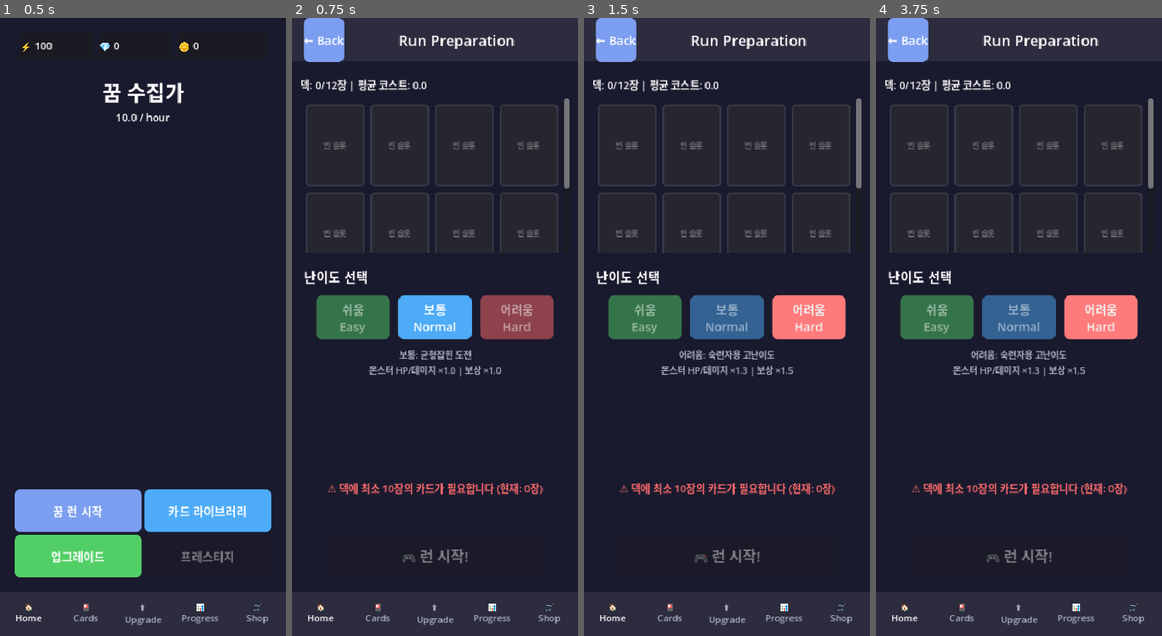
Above: before the commit, frames 1-4 (left to right).
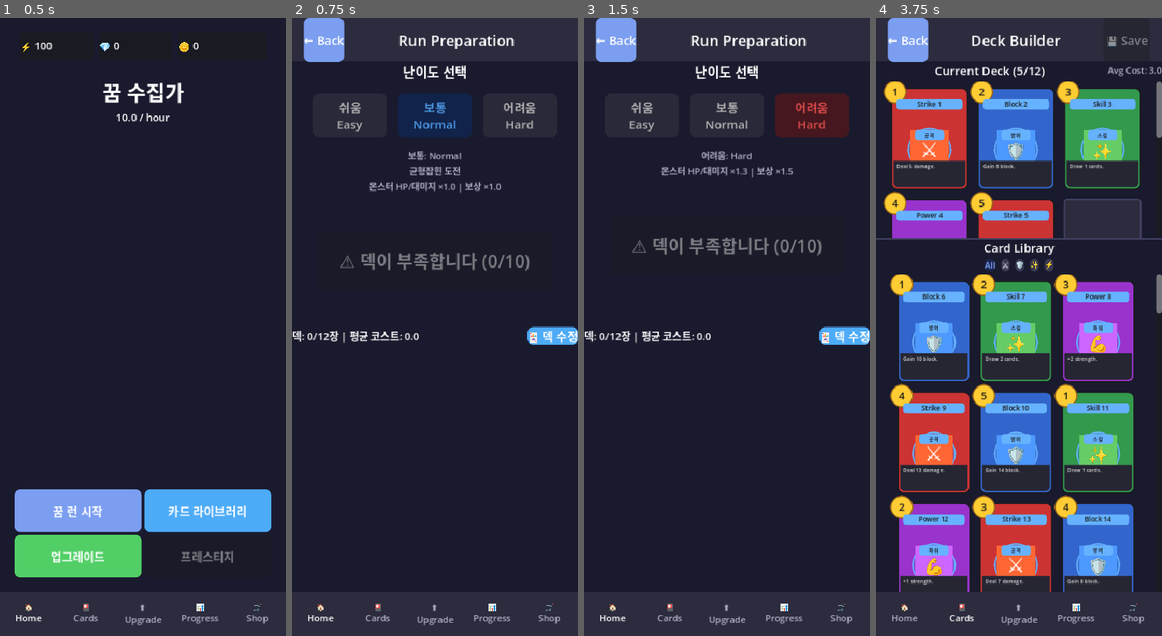
Above: after the commit, the same moments.

Repository: ledlaputa72/geekbrox
Game: Godot game, scene res://scenes/MainLobby.tscn
Same seed, same stepped clock (60 frames per second), same inputs: the game is played once before the commit and once after it.
Inputs (mouse positions are in pixels of both pictures, inside the frame that each line leads up to):
- Up to frame 1 (0.5 s): no input
- Up to frame 2 (0.75 s): click "꿈 런 시작" at 0.5 s
- Up to frame 3 (1.5 s): click "어려움 Hard" at 1.25 s
- Up to frame 4 (3.75 s): click "🏠 Home" at 2 s; click "꿈 런 시작" at 2.75 s; click (1136, 333) at 3.5 s, where only the run after the commit has a clickable "🃏 덱 수정"

Frame 1 is identical in both runs. In frame 2, 14% of the frame differs, in the area x 0-100%, y 7-89%; in frame 3, 14%; in frame 4, 47%, in the area x 0-100%, y 2-98%.

Commit message:
feat(ui): Redesign RunPrep with new layout and card display
Major Changes:
- Complete layout redesign (top/bottom split)
- Top section (1/2): Difficulty selection + Start button
- Bottom section (1/2): Deck display with new CardItem style
- 4-column grid layout for cards
- Deck info bar with edit button

Layout Structure:
1. Top Section (362px):
   - Difficulty label (난이도 선택)
   - 3 difficulty buttons (Easy/Normal/Hard)
   - Difficulty description
   - Large start button (🎮 런 시작!)

2. Bottom Section (362px):
   - Deck info bar: "덱: 12/12장 | 평균 코스트: X.X" + 덱 수정 button
   - Scrollable deck grid (4 columns)
   - Uses new Iron Glory style CardItem

Features:
- 4×n scrollable card grid
- Average cost calculation
- Deck validation (10-12 cards)
- Difficulty color coding (green/blue/red)
- Edit deck button → DeckBuilder
- Consistent with new card design

Files:
- ui/screens/RunPrep.gd (9.6 KB)
- ui/screens/RunPrep.tscn (4.4 KB)

Diff:
--- a/teams/game/godot/dream-collector/ui/screens/RunPrep.gd
+++ b/teams/game/godot/dream-collector/ui/screens/RunPrep.gd
@@ -1,6 +1,6 @@
 # RunPrep.gd
 # 런 준비 화면 - 덱 확인 및 난이도 선택
-# 런 시작 전 마지막 확인 단계
+# 새로운 레이아웃: 상단 난이도+시작, 하단 덱 표시
 
 extends Control
 
@@ -12,8 +12,8 @@
 		"monster_hp_mult": 0.7,
 		"monster_damage_mult": 0.7,
 		"reward_mult": 0.8,
-		"color": Color(0.3, 0.9, 0.4),  # 초록
-		"description": "초보자에게 추천"
+		"color": Color(0.3, 0.9, 0.4),
+		"description": "몬스터 HP/대미지 ×0.7 | 보상 ×0.8"
 	},
 	"normal": {
 		"name": "보통",
@@ -21,8 +21,8 @@
 		"monster_hp_mult": 1.0,
 		"monster_damage_mult": 1.0,
 		"reward_mult": 1.0,
-		"color": Color(0.3, 0.6, 0.9),  # 파랑
-		"description": "균형잡힌 도전"
+		"color": Color(0.3, 0.6, 0.9),
+		"description": "균형잡힌 도전\n몬스터 HP/대미지 ×1.0 | 보상 ×1.0"
 	},
 	"hard": {
 		"name": "어려움",
@@ -30,8 +30,8 @@
 		"monster_hp_mult": 1.3,
 		"monster_damage_mult": 1.3,
 		"reward_mult": 1.5,
-		"color": Color(0.9, 0.3, 0.3),  # 빨강
-		"description": "숙련자용 고난이도"
+		"color": Color(0.9, 0.3, 0.3),
+		"description": "몬스터 HP/대미지 ×1.3 | 보상 ×1.5"
 	}
 }
 
@@ -45,20 +45,19 @@
 @onready var back_button: Button = $TopBar/HBox/BackButton
 @onready var title_label: Label = $TopBar/HBox/TitleLabel
 
-# 덱 표시
-@onready var deck_scroll: ScrollContainer = $DeckSection/DeckScroll
-@onready var deck_grid: GridContainer = $DeckSection/DeckScroll/MarginContainer/DeckGrid
-@onready var deck_status_label: Label = $DeckSection/DeckStatusLabel
-
-# 난이도 선택
-@onready var easy_button: Button = $DifficultySection/DifficultyButtons/EasyButton
-@onready var normal_button: Button = $DifficultySection/DifficultyButtons/NormalButton
-@onready var hard_button: Button = $DifficultySection/DifficultyButtons/HardButton
-@onready var difficulty_desc_label: Label = $DifficultySection/DifficultyDescLabel
-
-# 시작 버튼
-@onready var start_button: Button = $StartButton
-@onready var validation_label: Label = $ValidationLabel
+# 상단: 난이도 + 시작
+@onready var difficulty_label: Label = $TopSection/DifficultyLabel
+@onready var easy_button: Button = $TopSection/DifficultyButtons/EasyButton
+@onready var normal_button: Button = $TopSection/DifficultyButtons/NormalButton
+@onready var hard_button: Button = $TopSection/DifficultyButtons/HardButton
+@onready var difficulty_desc_label: Label = $TopSection/DifficultyDescLabel
+@onready var start_button: Button = $TopSection/StartButton
+
+# 하단: 덱 표시
+@onready var deck_info_label: Label = $BottomSection/DeckInfoBar/DeckInfoLabel
+@onready var edit_deck_button: Button = $BottomSection/DeckInfoBar/EditDeckButton
+@onready var deck_scroll: ScrollContainer = $BottomSection/DeckScroll
+@onready var deck_grid: GridContainer = $BottomSection/DeckScroll/DeckGrid
 
 # BottomNav
 @onready var home_tab: Button = $BottomNav/HomeTab
@@ -68,6 +67,10 @@
 @onready var shop_tab: Button = $BottomNav/ShopTab
 
 var nav_buttons: Array = []
+var difficulty_buttons: Array = []
+
+# CardItem Scene
+const CardItemScene = preload("res://ui/components/CardItem.tscn")
 
 # ─── 초기화 ──────────────────────────────────────────
 func _ready() -> void:
@@ -76,7 +79,7 @@
 	load_deck()
 	set_difficulty("normal")
 	validate_deck()
-	set_active_nav_tab(0)  # Home 활성화 (런 준비는 Home에서 진입)
+	set_active_nav_tab(0)
 
 	print("[RunPrep] 런 준비 화면 로드 완료")
 
@@ -93,23 +96,26 @@
 
 	# Labels
 	title_label.add_theme_color_override("font_color", UITheme.COLORS.text)
-	deck_status_label.add_theme_color_override("font_color", UITheme.COLORS.text)
+	difficulty_label.add_theme_color_override("font_color", UITheme.COLORS.text)
 	difficulty_desc_label.add_theme_color_override("font_color", UITheme.COLORS.text_dim)
-	validation_label.add_theme_color_override("font_color", UITheme.COLORS.danger)
+	deck_info_label.add_theme_color_override("font_color", UITheme.COLORS.text)
 
 	# Buttons
 	UITheme.apply_button_style(back_button, "primary")
-	UITheme.apply_button_style(easy_button, "success")
-	UITheme.apply_button_style(normal_button, "info")
-	UITheme.apply_button_style(hard_button, "danger")
-	UITheme.apply_button_style(start_button, "primary")
+	UITheme.apply_button_style(start_button, "success")
+	UITheme.apply_button_style(edit_deck_button, "info")
+
+	# Difficulty buttons
+	difficulty_buttons = [easy_button, normal_button, hard_button]
+	for button in difficulty_buttons:
+		UITheme.apply_button_style(button, "panel_light")
 
 	# Nav buttons
 	nav_buttons = [home_tab, cards_tab, upgrade_tab, progress_tab, shop_tab]
 	for button in nav_buttons:
-		_apply_nav_button_style(button)
-
-func _apply_nav_button_style(button: Button) -> void:
+		_apply_tab_button_style(button)
+
+func _apply_tab_button_style(button: Button) -> void:
 	var normal_style = StyleBoxFlat.new()
 	normal_style.bg_color = UITheme.COLORS.panel
 	button.add_theme_stylebox_override("normal", normal_style)
@@ -124,134 +130,83 @@
 # ─── 시그널 연결 ─────────────────────────────────────
 func setup_signals() -> void:
 	back_button.pressed.connect(_on_back_pressed)
+	start_button.pressed.connect(_on_start_pressed)
+	edit_deck_button.pressed.connect(_on_edit_deck_pressed)
+
 	easy_button.pressed.connect(_on_difficulty_pressed.bind("easy"))
 	normal_button.pressed.connect(_on_difficulty_pressed.bind("normal"))
 	hard_button.pressed.connect(_on_difficulty_pressed.bind("hard"))
-	start_button.pressed.connect(_on_start_pressed)
-
-	# Nav buttons
+
 	home_tab.pressed.connect(_on_nav_tab_pressed.bind(0))
 	cards_tab.pressed.connect(_on_nav_tab_pressed.bind(1))
 	upgrade_tab.pressed.connect(_on_nav_tab_pressed.bind(2))
 	progress_tab.pressed.connect(_on_nav_tab_pressed.bind(3))
 	shop_tab.pressed.connect(_on_nav_tab_pressed.bind(4))
 
-# ─── 덱 로드 및 표시 ─────────────────────────────────
+# ─── 덱 로드 ─────────────────────────────────────────
 func load_deck() -> void:
-	current_deck = GameManager.get_current_deck()
+	# GameManager에서 현재 덱 가져오기
+	if GameManager.has_method("get_current_deck"):
+		current_deck = GameManager.get_current_deck()
+	else:
+		# 임시 테스트 덱
+		current_deck = _generate_test_deck()
+
 	update_deck_display()
-
+	print("[RunPrep] 덱 로드: %d장" % current_deck.size())
+
+func _generate_test_deck() -> Array:
+	var deck = []
+	var card_types = ["Attack", "Defense", "Skill", "Power"]
+
+	for i in range(12):
+		var card_type = card_types[i % 4]
+		var card = {
+			"id": i + 1,
+			"name": "%s %d" % [card_type, i + 1],
+			"type": card_type,
+			"cost": (i % 5) + 1,
+			"description": _get_description(card_type, (i % 5) + 5),
+			"rarity": "common"
+		}
+		deck.append(card)
+
+	return deck
+
+func _get_description(type: String, value: int) -> String:
+	match type:
+		"Attack":
+			return "Deal %d damage." % value
+		"Defense":
+			return "Gain %d block." % value
+		"Skill":
+			return "Draw %d cards." % min(value / 5, 3)
+		"Power":
+			return "+%d strength." % min(value / 5, 2)
+	return "Effect."
+
+# ─── 덱 표시 업데이트 ────────────────────────────────
 func update_deck_display() -> void:
 	# 기존 카드 제거
 	for child in deck_grid.get_children():
 		child.queue_free()
 
-	# 현재 덱 카드 표시
+	# 카드 생성
 	for card_data in current_deck:
-		var card_item = create_deck_card_item(card_data)
+		var card_item = CardItemScene.instantiate()
 		deck_grid.add_child(card_item)
-
-	# 빈 슬롯 표시 (12장까지)
-	var empty_slots = 12 - current_deck.size()
-	for i in range(empty_slots):
-		var empty_card = create_empty_card_slot()
-		deck_grid.add_child(empty_card)
-
-	# 덱 상태 업데이트
-	update_deck_status()
-
-func create_deck_card_item(card_data: Dictionary) -> Panel:
-	var panel = Panel.new()
-	panel.custom_minimum_size = Vector2(80, 112)  # 작은 카드 사이즈
-
-	var panel_style = StyleBoxFlat.new()
-	panel_style.bg_color = get_card_type_color(card_data.get("type", "attack"))
-	panel_style.border_width_left = 2
-	panel_style.border_width_top = 2
-	panel_style.border_width_right = 2
-	panel_style.border_width_bottom = 2
-	panel_style.border_color = Color(1, 1, 1, 0.3)
-	panel_style.corner_radius_top_left = UITheme.RADIUS.small
-	panel_style.corner_radius_top_right = UITheme.RADIUS.small
-	panel_style.corner_radius_bottom_left = UITheme.RADIUS.small
-	panel_style.corner_radius_bottom_right = UITheme.RADIUS.small
-	panel.add_theme_stylebox_override("panel", panel_style)
-
-	var vbox = VBoxContainer.new()
-	vbox.set_anchors_preset(Control.PRESET_FULL_RECT)
-	vbox.offset_left = 4
-	vbox.offset_top = 4
-	vbox.offset_right = -4
-	vbox.offset_bottom = -4
-	panel.add_child(vbox)
-
-	# 카드 이름
-	var name_label = Label.new()
-	name_label.text = card_data.get("name", "Unknown")
-	name_label.add_theme_font_size_override("font_size", 10)
-	name_label.add_theme_color_override("font_color", Color.WHITE)
-	name_label.horizontal_alignment = HORIZONTAL_ALIGNMENT_CENTER
-	vbox.add_child(name_label)
-
-	# 코스트
-	var cost_label = Label.new()
-	cost_label.text = "💎 " + str(card_data.get("cost", 0))
-	cost_label.add_theme_font_size_override("font_size", 12)
-	cost_label.add_theme_color_override("font_color", Color.WHITE)
-	cost_label.horizontal_alignment = HORIZONTAL_ALIGNMENT_CENTER
-	vbox.add_child(cost_label)
-
-	return panel
-
-func create_empty_card_slot() -> Panel:
-	var panel = Panel.new()
-	panel.custom_minimum_size = Vector2(80, 112)
-
-	var panel_style = StyleBoxFlat.new()
-	panel_style.bg_color = Color(0.2, 0.2, 0.2, 0.5)
-	panel_style.border_width_left = 2
-	panel_style.border_width_top = 2
-	panel_style.border_width_right = 2
-	panel_style.border_width_bottom = 2
-	panel_style.border_color = Color(0.5, 0.5, 0.5, 0.3)
-	panel_style.corner_radius_top_left = UITheme.RADIUS.small
-	panel_style.corner_radius_top_right = UITheme.RADIUS.small
-	panel_style.corner_radius_bottom_left = UITheme.RADIUS.small
-	panel_style.corner_radius_bottom_right = UITheme.RADIUS.small
-	panel.add_theme_stylebox_override("panel", panel_style)
-
-	var label = Label.new()
-	label.text = "빈 슬롯"
-	label.add_theme_font_size_override("font_size", 10)
-	label.add_theme_color_override("font_color", Color(0.7, 0.7, 0.7, 0.5))
-	label.horizontal_alignment = HORIZONTAL_ALIGNMENT_CENTER
-	label.vertical_alignment = VERTICAL_ALIGNMENT_CENTER
-	label.set_anchors_preset(Control.PRESET_FULL_RECT)
-	panel.add_child(label)
-
-	return panel
-
-func get_card_type_color(type: String) -> Color:
-	match type:
-		"attack":
-			return UITheme.COLORS.attack
-		"defense":
-			return UITheme.COLORS.defense
-		"skill":
-			return UITheme.COLORS.skill
-		"power":
-			return UITheme.COLORS.power
-		_:
-			return UITheme.COLORS.panel
-
-func update_deck_status() -> void:
+		card_item.set_card_data(card_data)
+
+	# 덱 정보 업데이트
+	update_deck_info()
+
+func update_deck_info() -> void:
 	var deck_size = current_deck.size()
-	var avg_cost = calculate_average_cost()
-
-	deck_status_label.text = "덱: %d/12장 | 평균 코스트: %.1f" % [deck_size, avg_cost]
-
-func calculate_average_cost() -> float:
-	if current_deck.size() == 0:
+	var avg_cost = _calculate_average_cost()
+	deck_info_label.text = "덱: %d/12장 | 평균 코스트: %.1f" % [deck_size, avg_cost]
+
+func _calculate_average_cost() -> float:
+	if current_deck.is_empty():
 		return 0.0
 
 	var total_cost = 0
@@ -260,28 +215,32 @@
 
 	return float(total_cost) / float(current_deck.size())
 
-# ─── 난이도 선택 ─────────────────────────────────────
+# ─── 난이도 설정 ─────────────────────────────────────
 func set_difficulty(difficulty: String) -> void:
 	current_difficulty = difficulty
 
+	var data = DIFFICULTY_DATA[difficulty]
+
+	# 설명 업데이트
+	difficulty_desc_label.text = "%s: %s\n%s" % [
+		data["name"],
+		data["name_en"],
+		data["description"]
+	]
+
 	# 버튼 하이라이트
-	easy_button.modulate = Color(1, 1, 1, 0.5) if difficulty != "easy" else Color.WHITE
-	normal_button.modulate = Color(1, 1, 1, 0.5) if difficulty != "normal" else Color.WHITE
-	hard_button.modulate = Color(1, 1, 1, 0.5) if difficulty != "hard" else Color.WHITE
-
-	# 설명 업데이트
-	var diff_data = DIFFICULTY_DATA[difficulty]
-	difficulty_desc_label.text = "%s: %s\n몬스터 HP/데미지 ×%.1f | 보상 ×%.1f" % [
-		diff_data.name,
-		diff_data.description,
-		diff_data.monster_hp_mult,
-		diff_data.reward_mult
-	]
-
-	print("[RunPrep] 난이도 변경: %s" % difficulty)
-
-func _on_difficulty_pressed(difficulty: String) -> void:
-	set_difficulty(difficulty)
+	for button in difficulty_buttons:
+		button.modulate = Color(0.7, 0.7, 0.7)
+
+	match difficulty:
+		"easy":
+			easy_button.modulate = data["color"]
+		"normal":
+			normal_button.modulate = data["color"]
+		"hard":
+			hard_button.modulate = data["color"]
+
+	print("[RunPrep] 난이도 선택: %s" % difficulty)
 
 # ─── 덱 유효성 검증 ──────────────────────────────────
 func validate_deck() -> void:
@@ -289,38 +248,44 @@
 
 	if deck_size < 10:
 		is_deck_valid = false
-		validation_label.text = "⚠️ 덱에 최소 10장의 카드가 필요합니다 (현재: %d장)" % deck_size
-		validation_label.visible = true
 		start_button.disabled = true
+		start_button.text = "⚠️ 덱이 부족합니다 (%d/10)" % deck_size
 	elif deck_size > 12:
 		is_deck_valid = false
-		validation_label.text = "⚠️ 덱은 최대 12장까지 가능합니다 (현재: %d장)" % deck_size
-		validation_label.visible = true
 		start_button.disabled = true
+		start_button.text = "⚠️ 덱이 너무 많습니다 (%d/12)" % deck_size
 	else:
 		is_deck_valid = true
-		validation_label.visible = false
 		start_button.disabled = false
-
-# ─── 런 시작 ─────────────────────────────────────────
-func _on_start_pressed() -> void:
-	if not is_deck_valid:
-		print("[RunPrep] 덱이 유효하지 않음")
-		return
-
-	# 난이도 설정을 GameManager에 저장
-	GameManager.current_difficulty = current_difficulty
-	GameManager.difficulty_data = DIFFICULTY_DATA[current_difficulty]
-
-	print("[RunPrep] 런 시작! 난이도: %s, 덱: %d장" % [current_difficulty, current_deck.size()])
-
-	# 런 화면으로 이동 (c07-in-run)
-	get_tree().change_scene_to_file("res://ui/screens/InRun.tscn")
+		start_button.text = "🎮 런 시작!"
+
+	print("[RunPrep] 덱 검증: %s (%d장)" % ["유효" if is_deck_valid else "무효", deck_size])
 
 # ─── 이벤트 핸들러 ───────────────────────────────────
 func _on_back_pressed() -> void:
 	print("[RunPrep] 뒤로 가기")
 	get_tree().change_scene_to_file("res://scenes/MainLobby.tscn")
+
+func _on_start_pressed() -> void:
+	if not is_deck_valid:
+		print("[RunPrep] 덱이 유효하지 않음 - 시작 불가")
+		return
+
+	# 난이도 데이터 GameManager에 저장
+	if GameManager.has_method("set_difficulty"):
+		GameManager.set_difficulty(current_difficulty, DIFFICULTY_DATA[current_difficulty])
+
+	print("[RunPrep] 런 시작! 난이도: %s" % current_difficulty)
+
+	# InRun 화면으로 이동
+	get_tree().change_scene_to_file("res://ui/screens/InRun.tscn")
+
+func _on_edit_deck_pressed() -> void:
+	print("[RunPrep] 덱 편집으로 이동")
+	get_tree().change_scene_to_file("res://ui/screens/DeckBuilder.tscn")
+
+func _on_difficulty_pressed(difficulty: String) -> void:
+	set_difficulty(difficulty)
 
 func _on_nav_tab_pressed(tab_index: int) -> void:
 	set_active_nav_tab(tab_index)
@@ -331,7 +296,7 @@
 		1:  # Cards
 			get_tree().change_scene_to_file("res://ui/screens/CardLibrary.tscn")
 		2:  # Upgrade
-			print("[RunPrep] Upgrade Tree로 이동 (미구현)")
+			print("[RunPrep] Upgrade Tree (미구현)")
 		3:  # Progress
 			print("[RunPrep] Progress (미구현)")
 		4:  # Shop
--- a/teams/game/godot/dream-collector/ui/screens/RunPrep.tscn
+++ b/teams/game/godot/dream-collector/ui/screens/RunPrep.tscn
@@ -42,126 +42,102 @@
 horizontal_alignment = 1
 vertical_alignment = 1
 
-[node name="DeckSection" type="VBoxContainer" parent="."]
+[node name="TopSection" type="VBoxContainer" parent="."]
 layout_mode = 1
 anchors_preset = 10
 anchor_right = 1.0
-offset_left = 16.0
-offset_right = -16.0
-offset_top = 80.0
-offset_bottom = 320.0
-theme_override_constants/separation = 8
+offset_top = 60.0
+offset_bottom = 422.0
+theme_override_constants/separation = 16
 
-[node name="DeckStatusLabel" type="Label" parent="DeckSection"]
-layout_mode = 2
-text = "덱: 0/12장 | 평균 코스트: 0.0"
-theme_override_font_sizes/font_size = 14
-
-[node name="DeckScroll" type="ScrollContainer" parent="DeckSection"]
-layout_mode = 2
-size_flags_vertical = 3
-horizontal_scroll_mode = 0
-
-[node name="MarginContainer" type="MarginContainer" parent="DeckSection/DeckScroll"]
-layout_mode = 2
-size_flags_horizontal = 3
-size_flags_vertical = 3
-theme_override_constants/margin_left = 8
-theme_override_constants/margin_top = 8
-theme_override_constants/margin_right = 8
-theme_override_constants/margin_bottom = 8
-
-[node name="DeckGrid" type="GridContainer" parent="DeckSection/DeckScroll/MarginContainer"]
-layout_mode = 2
-size_flags_horizontal = 4
-theme_override_constants/h_separation = 8
-theme_override_constants/v_separation = 8
-columns = 4
-
-[node name="DifficultySection" type="VBoxContainer" parent="."]
-layout_mode = 1
-anchors_preset = 10
-anchor_right = 1.0
-offset_left = 16.0
-offset_right = -16.0
-offset_top = 340.0
-offset_bottom = 480.0
-theme_override_constants/separation = 12
-
-[node name="SectionLabel" type="Label" parent="DifficultySection"]
+[node name="DifficultyLabel" type="Label" parent="TopSection"]
 layout_mode = 2
 text = "난이도 선택"
 theme_override_font_sizes/font_size = 18
+horizontal_alignment = 1
 
-[node name="DifficultyButtons" type="HBoxContainer" parent="DifficultySection"]
+[node name="DifficultyButtons" type="HBoxContainer" parent="TopSection"]
 layout_mode = 2
-alignment = 1
-theme_override_constants/separation = 12
+size_flags_horizontal = 4
+theme_override_constants/separation = 16
 
-[node name="EasyButton" type="Button" parent="DifficultySection/DifficultyButtons"]
+[node name="EasyButton" type="Button" parent="TopSection/DifficultyButtons"]
 custom_minimum_size = Vector2(100, 60)
 layout_mode = 2
 text = "쉬움
 Easy"
 
-[node name="NormalButton" type="Button" parent="DifficultySection/DifficultyButtons"]
+[node name="NormalButton" type="Button" parent="TopSection/DifficultyButtons"]
 custom_minimum_size = Vector2(100, 60)
 layout_mode = 2
 text = "보통
 Normal"
 
-[node name="HardButton" type="Button" parent="DifficultySection/DifficultyButtons"]
+[node name="HardButton" type="Button" parent="TopSection/DifficultyButtons"]
 custom_minimum_size = Vector2(100, 60)
 layout_mode = 2
 text = "어려움
 Hard"
 
-[node name="DifficultyDescLabel" type="Label" parent="DifficultySection"]
+[node name="DifficultyDescLabel" type="Label" parent="TopSection"]
 layout_mode = 2
 text = "보통: 균형잡힌 도전
-몬스터 HP/데미지 ×1.0 | 보상 ×1.0"
+몬스터 HP/대미지 ×1.0 | 보상 ×1.0"
 theme_override_font_sizes/font_size = 12
 horizontal_alignment = 1
 autowrap_mode = 2
 
-[node name="StartButton" type="Button" parent="."]
+[node name="Spacer" type="Control" parent="TopSection"]
+custom_minimum_size = Vector2(0, 20)
+layout_mode = 2
+
+[node name="StartButton" type="Button" parent="TopSection"]
+custom_minimum_size = Vector2(320, 80)
+layout_mode = 2
+size_flags_horizontal = 4
+theme_override_font_sizes/font_size = 24
+text = "🎮 런 시작!"
+
+[node name="BottomSection" type="VBoxContainer" parent="."]
 layout_mode = 1
-anchors_preset = 7
-anchor_left = 0.5
-anchor_top = 1.0
-anchor_right = 0.5
-anchor_bottom = 1.0
-offset_left = -150.0
-offset_top = -140.0
-offset_right = 150.0
-offset_bottom = -80.0
-text = "🎮 런 시작!"
-theme_override_font_sizes/font_size = 20
+anchors_preset = 10
+anchor_right = 1.0
+offset_top = 422.0
+offset_bottom = 784.0
+theme_override_constants/separation = 8
 
-[node name="ValidationLabel" type="Label" parent="."]
-layout_mode = 1
-anchors_preset = 8
-anchor_left = 0.5
-anchor_top = 0.5
-anchor_right = 0.5
-anchor_bottom = 0.5
-offset_left = -175.0
-offset_top = 200.0
-offset_right = 175.0
-offset_bottom = 240.0
-text = "⚠️ 덱에 최소 10장의 카드가 필요합니다"
+[node name="DeckInfoBar" type="HBoxContainer" parent="BottomSection"]
+layout_mode = 2
+theme_override_constants/separation = 16
+
+[node name="DeckInfoLabel" type="Label" parent="BottomSection/DeckInfoBar"]
+layout_mode = 2
+size_flags_horizontal = 3
+text = "덱: 12/12장 | 평균 코스트: 2.8"
 theme_override_font_sizes/font_size = 14
-horizontal_alignment = 1
 vertical_alignment = 1
-autowrap_mode = 2
-visible = false
+
+[node name="EditDeckButton" type="Button" parent="BottomSection/DeckInfoBar"]
+layout_mode = 2
+text = "🃏 덱 수정"
+
+[node name="DeckScroll" type="ScrollContainer" parent="BottomSection"]
+layout_mode = 2
+size_flags_vertical = 3
+horizontal_scroll_mode = 0
+
+[node name="DeckGrid" type="GridContainer" parent="BottomSection/DeckScroll"]
+layout_mode = 2
+size_flags_horizontal = 3
+theme_override_constants/h_separation = 8
+theme_override_constants/v_separation = 8
+columns = 4
 
 [node name="BottomNav" type="HBoxContainer" parent="."]
 layout_mode = 1
-anchors_preset = 8
-anchor_left = 0.0
+anchors_preset = 12
+anchor_top = 1.0
 anchor_right = 1.0
-anchor_top = 1.0
 anchor_bottom = 1.0
 offset_top = -60.0
 alignment = 1
